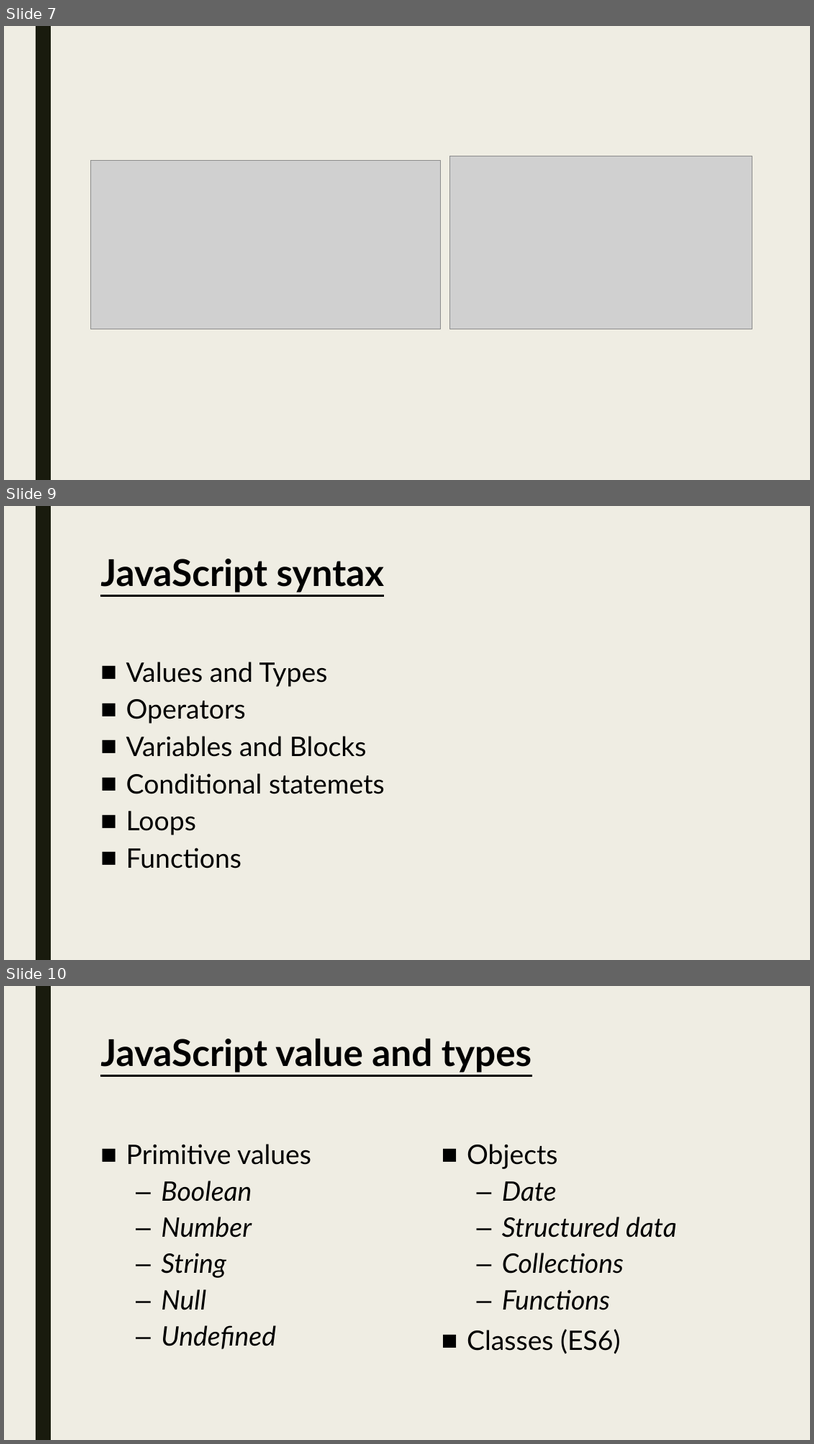
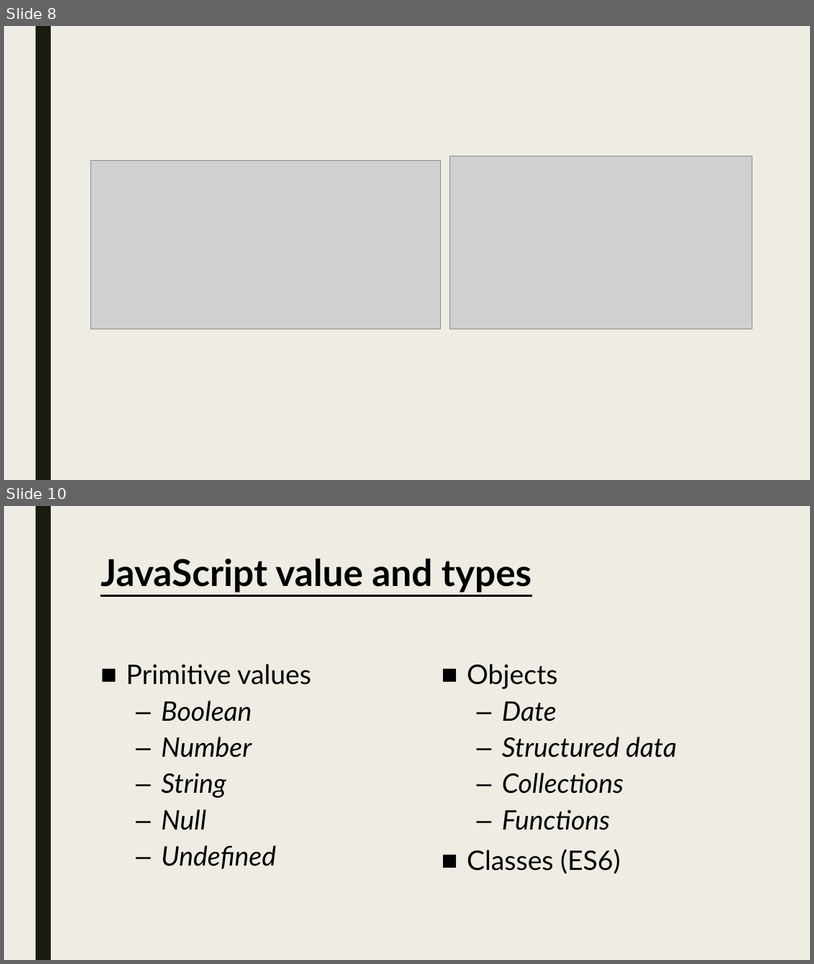
Before and after one commit to pkyurkchiev/mean-stack, a slide deck: presentations/nodeJS.pptx. Shown one above the other, each under a label of ours: slides 7, 9 and 10 before the commit, slides 8 and 10 after it; the slides between them are not shown. The pictures are 814x1444 and 814x964 pixels, drawn with LibreOffice and Linux fonts; fonts in the diff are those of the drawing; grey boxes stand for pictures. Boxes give left, top, right and bottom in pixels: in the first picture for what was removed or moved away, otherwise in the second. Text is boxed around its words. In the diff, an @@ line names an element or a change of style, - is before the commit and + after.

```diff
--- a/presentations/nodeJS.pptx
+++ b/presentations/nodeJS.pptx
@@ slide 9 removed at (x1=4, y1=506, x2=810, y2=960), background #EFEDE3; not listed: 1 template element that a slide beside it also shows @@
@@ title removed at (x1=100, y1=559, x2=385, y2=592) @@
-JavaScript syntax
@@ text removed at (x1=126, y1=662, x2=385, y2=868) @@
-■ Values and Types
-■ Operators
-■ Variables and Blocks
-■ Conditional statemets
-■ Loops
-■ Functions
@@ what was slide 7 is now slide 8 @@
```
Also in this commit, not shown: 3 slides changed, 2 slides added, 2 other files.
